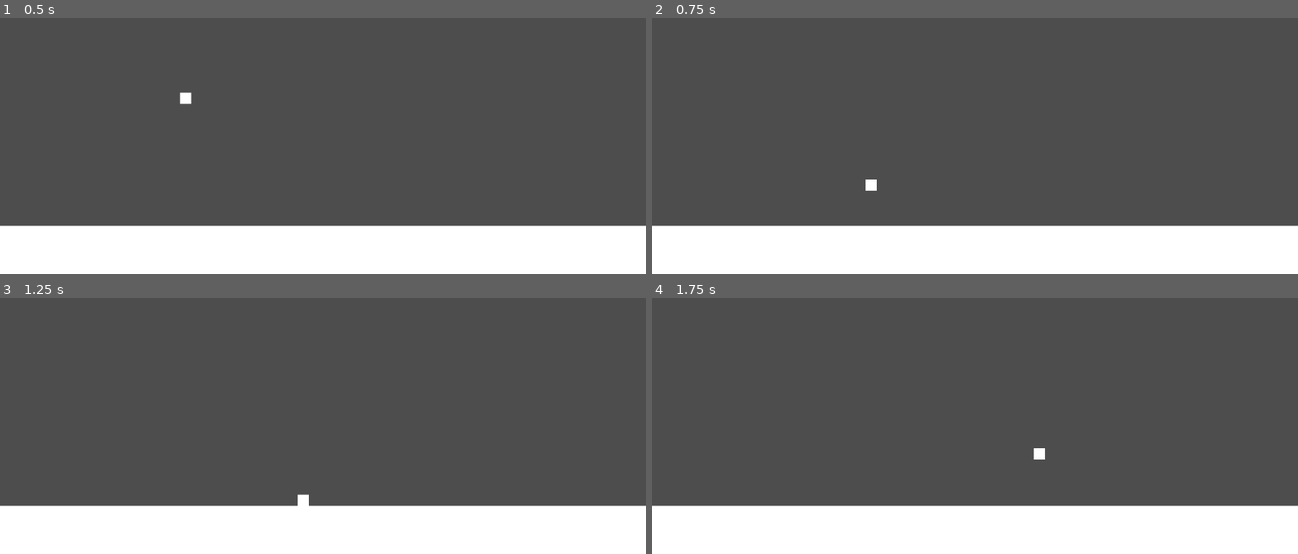
Above: before the commit, frames 1-4 (two rows, left to right).
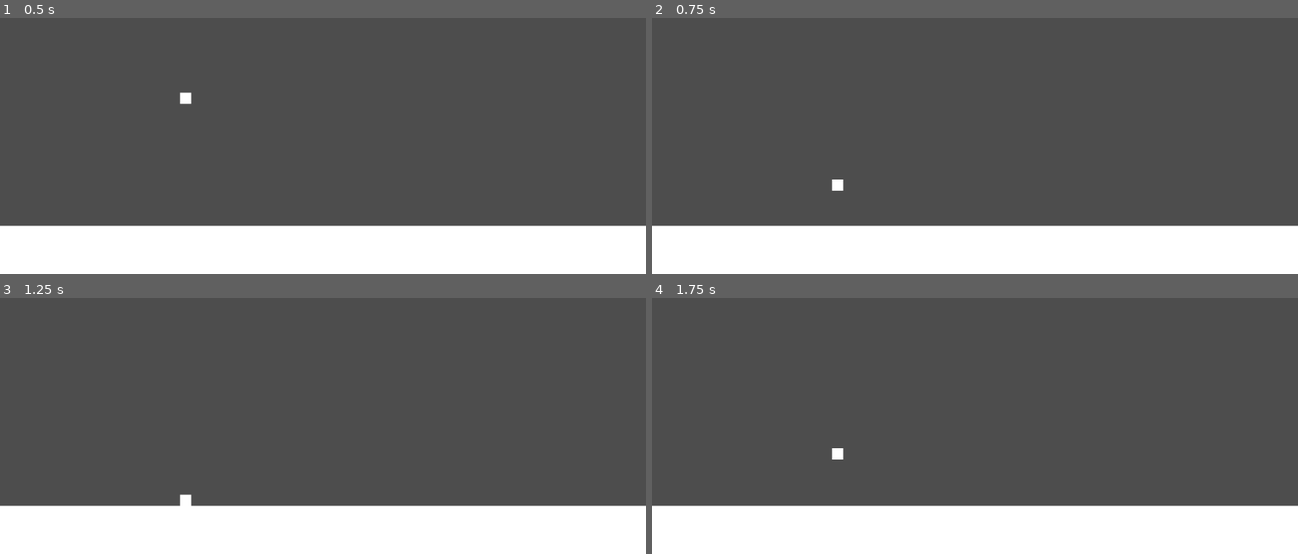
Above: after the commit, the same moments.

Repository: Audxius/Blaze-runner
Game: Godot game, scene res://Scenes/Level1.tscn
Two runs of this game, one before a commit and one after it. Both use one fixed random seed, a clock stepped at 60 frames per second and the inputs below.
Inputs:
- Up to frame 1 (0.5 s): no input
- Up to frame 2 (0.75 s): tap Enter (ui_accept) at 0.5 s; hold Right (ui_right) from 0.53 s (still down)
- Up to frame 3 (1.25 s): keep holding Right (ui_right); tap Enter (ui_accept) at 0.77 s
- Up to frame 4 (1.75 s): keep holding Right (ui_right); tap Enter (ui_accept) at 1.25, 1.52 s

Frame 1 is identical in both runs. In frame 2, 0.2% of the frame differs, in the area x 27-35%, y 63-68%; in frame 3, 0.2%, in the area x 27-48%, y 76-82%; in frame 4, 0.2%.

Commit message:
changed input from arrow keys to a and d

Diff:
--- a/Scenes/Player.gd
+++ b/Scenes/Player.gd
@@ -19,7 +19,13 @@
 
 	# Get the input direction and handle the movement/deceleration.
 	# As good practice, you should replace UI actions with custom gameplay actions.
-	var direction = Input.get_axis("ui_left", "ui_right")
+	var direction
+	if Input.is_key_pressed(KEY_A):
+		direction = -1;
+	elif Input.is_key_pressed(KEY_D):
+		direction = 1;
+	else: direction = 0;
+
 	if direction:
 		velocity.x = direction * SPEED
 	else:
